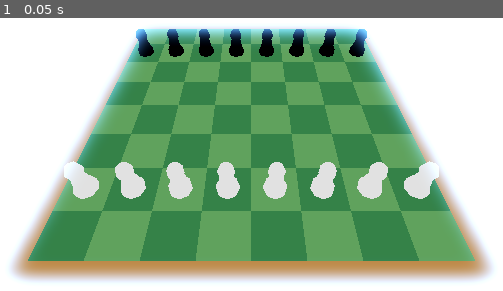
Above: before the commit, frame 1.
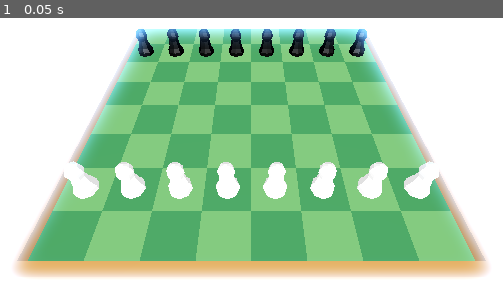
Above: after the commit, the same moment.

Repository: rickyguerin/Fairway-Chess-Jam-Submission
Game: Godot game, scene res://scenes/game.tscn
Same seed, same stepped clock (60 frames per second), same inputs: the game is played once before the commit and once after it.
Inputs:
- Up to frame 1 (0.05 s): no input

The runs differ from the first frame. In frame 1, 61% of the frame differs, in the area x 2-98%, y 4-96%.

Commit message:
Move the sun

Diff:
--- a/godot/scenes/game.tscn
+++ b/godot/scenes/game.tscn
@@ -16,8 +16,8 @@
 [node name="World" type="Node"]
 
 [node name="DirectionalLight3D" type="DirectionalLight3D" parent="."]
-transform = Transform3D(1, 0, 0, 0, -4.37114e-08, 1, 0, -1, -4.37114e-08, 0, 7.89174, 0)
-sky_mode = 2
+transform = Transform3D(1, 0, 0, 0, 0.866025, 0.5, 0, -0.5, 0.866025, 0, 7.89174, 0)
+sky_mode = 1
 
 [node name="WorldEnvironment" type="WorldEnvironment" parent="."]
 environment = SubResource("Environment_8k3b6")
